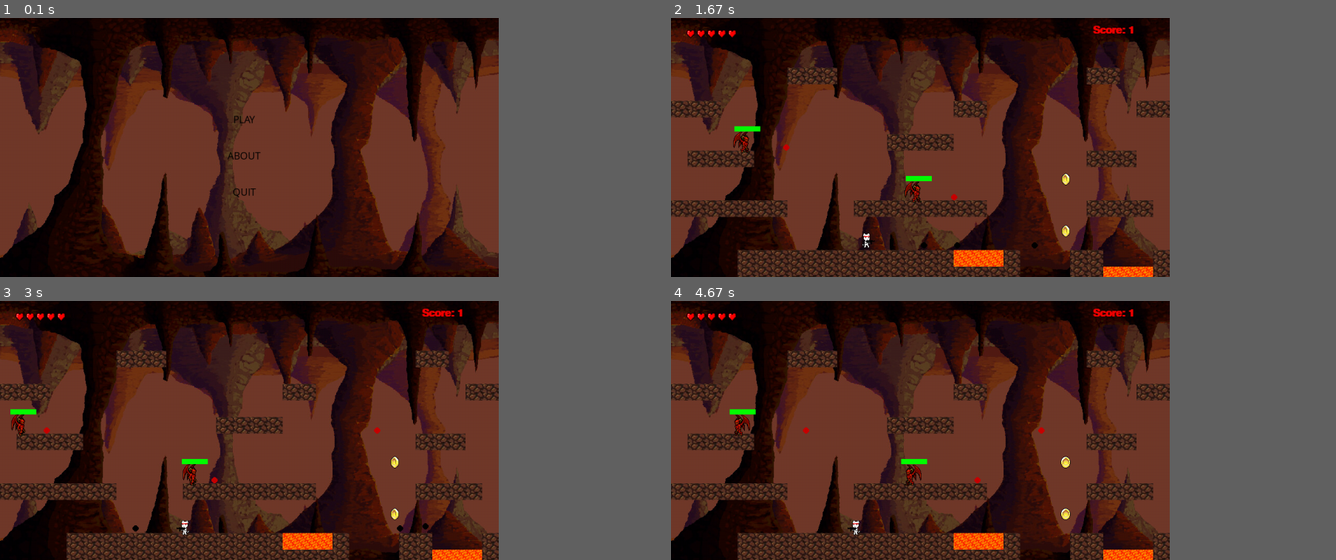
Above: before the commit, frames 1-4 (two rows, left to right).
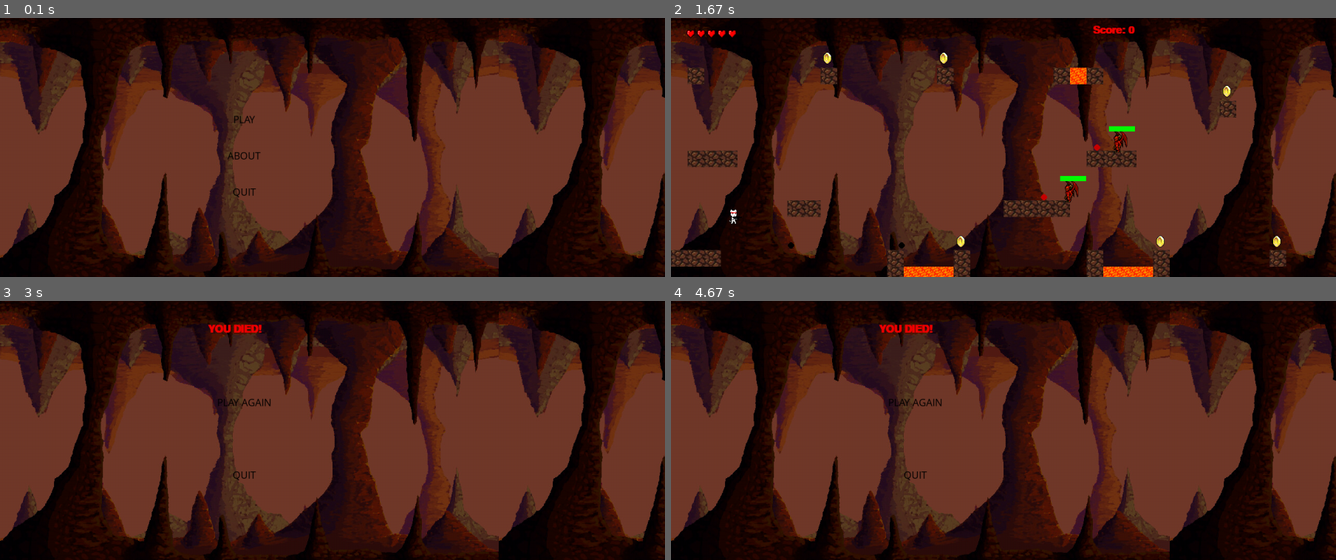
Above: after the commit, the same moments.

Repository: filipszczech/Prz-Pygame-2D-game
Game: pygame game, started from python_gra/main_game.py
Two runs of this game, one before a commit and one after it. Both use one fixed random seed, a clock stepped at 60 frames per second and the inputs below.
Inputs:
- Up to frame 1 (0.1 s): no input
- Up to frame 2 (1.67 s): click "PLAY" at 0.38 s; tap Space at 0.67, 1.07, 1.37, 1.57 s; hold Right 1-1.47 s; hold Up from 1.5 s (still down)
- Up to frame 3 (3 s): release Up at 1.8 s; hold Right 1.83-2.3 s; tap Space at 1.9, 2.2, 2.4, 2.7 s; hold Left 2.33-2.87 s
- Up to frame 4 (4.67 s): no input
In our replay, the window is 675x351 before the commit and 900x351 after it. These sizes can differ from the game's own. Grey fills any space a smaller window leaves; there, only what the larger window draws over its background counts as a difference.

The runs differ from the first frame. In frame 1, 15% of the frame differs, in the area x 75-100%, y 0-100%; in frame 2, 25%, in the area x 0-100%, y 0-100%; in frame 3, 25%; in frame 4, 25%.

Commit message:
Adding final map project

Diff:
--- a/python_gra/enemy.py
+++ b/python_gra/enemy.py
@@ -9,7 +9,7 @@
                 pygame.image.load('./img/ep4.png')]
 
 
-    def __init__(self, x, y, width, height, end, be, player):
+    def __init__(self, x, y, width, height, end, be, player, shot_left):
         self.x = x
         self.y = y
         self.width = width
@@ -19,13 +19,14 @@
         self.walkCount = 0
         self.vel = 3
         self.hitbox = (self.x + 20, self.y, 28, 60)
-        self.health = 10
+        self.health = 5
         self.visible = True
         self.dev_shot = 30
         self.lista = []
         self.bullets_enemy = be
         self.player = player
         self.przeciwnicyZabici = 0
+        self.shot_left = shot_left
 
     #pokazanie przeciwnika na ekranie
     def draw(self, win):
@@ -42,11 +43,11 @@
             if self.vel > 0:
                 self.hitbox = (self.x + 3, self.y+10, 28, 43)
                 pygame.draw.rect(win, (255, 0, 0), (self.hitbox[0], self.hitbox[1] - 10, 50, 10))
-                pygame.draw.rect(win, (0, 255, 0), (self.hitbox[0], self.hitbox[1] - 10, 50 - (5 * (10 - self.health)), 10))
+                pygame.draw.rect(win, (0, 255, 0), (self.hitbox[0], self.hitbox[1] - 10, 50 - (10 * (5 - self.health)), 10))
             else:
                 self.hitbox = (self.x + 32, self.y+10, 28, 43)
                 pygame.draw.rect(win, (255, 0, 0), (self.hitbox[0]-8, self.hitbox[1] - 10, 50, 10))
-                pygame.draw.rect(win, (0, 255, 0), (self.hitbox[0]-8, self.hitbox[1] - 10, 50 - (5 * (10 - self.health)), 10))
+                pygame.draw.rect(win, (0, 255, 0), (self.hitbox[0]-8, self.hitbox[1] - 10, 50 - (10 * (5 - self.health)), 10))
             #pygame.draw.rect(win, (255, 0, 0), self.hitbox, 2)
             #devil_dead = 50 - (5 * (10 - self.health))
             #if devil_dead == 0:                             #do dopracowania, zeby sie punkty dodawaly
@@ -73,8 +74,11 @@
                     if bullet.x + bullet.radius > self.player.hitbox[0] and bullet.x - bullet.radius < self.player.hitbox[0] + self.player.hitbox[2]:
                         self.player.hit()
                         self.bullets_enemy.pop(self.bullets_enemy.index(bullet))
-            if bullet.x < 960 and bullet.x > 0 and bullet.y > 0 and bullet.y < 500:
-                bullet.x += bullet.vel_enemy
+            if bullet.x < 1280 and bullet.x > 0 and bullet.y > 0 and bullet.y < 500:
+                if self.shot_left:
+                    bullet.x -= bullet.vel_enemy
+                else:
+                    bullet.x += bullet.vel_enemy
                 # bullet.y += bullet.vel
             else:
                 self.bullets_enemy.pop(self.bullets_enemy.index(bullet))
@@ -93,7 +97,7 @@
             self.dev_shot = 40
     #otrzymanie obrażeń
     def hit(self):
-        #print('hit')
+        print('hit')
         if self.health > 1:
             self.health -= 1
         else:
--- a/python_gra/level.py
+++ b/python_gra/level.py
@@ -1,24 +1,42 @@
 import pygame
-from objects import Tile, Kolce
+from objects import Tile, Kolce, Meta
 from player import player
 
 level_map = [
-'                               ',
-'                               ',
-'                          M    ',
-'       XXX               XX    ',
-'                               ',
-'XXX              XX         XX ',
-'                               ',
-'             XXXX              ',
-' XXXX                    XXX   ',
-'                               ',
-'                               ',
-'XXXXXXX    XXXXXXXX      XXXX  ',
-'                               ',
-'                               ',
-'    XXXXXXXXXXXXXYYYX   XX   XX',
-'    XXXXXXXXXXXXXXXXX   XXYYYXX']
+'                                        ',
+'                                        ',
+' M                                      ',
+' X       X      X      XYX              ',
+'                                        ',
+'                                 X      ',
+'                                        ',
+'                                        ',
+' XXX                     XXX            ',
+'                                        ',
+'                                        ',
+'       XX           XXXX                ',
+'                                        ',
+'                                        ',
+'XXX          X   X       X   X      X   ',
+'             XYYYX       XYYYX          ']
+
+level_map2 = [
+'                                        ',
+'                                        ',
+' M                                      ',
+' X       X      X      XYX              ',
+'                                        ',
+'                                 X      ',
+'                                        ',
+'                                        ',
+' XXX                     XXX            ',
+'                                        ',
+'                                        ',
+'       XX           XXXX                ',
+'                                        ',
+'                                        ',
+'XXX          X   X       X   X      X   ',
+'             XYYYX       XYYYX          ']
 
 tile_size = 32
 screen_width = 1200
@@ -37,6 +55,7 @@
     def setup_level(self, layout):
         self.tiles = pygame.sprite.Group()
         self.kolce = pygame.sprite.Group()
+        self.meta = pygame.sprite.Group()
 
         for row_index, row in enumerate(layout):
             for col_index, cell in enumerate(row):
@@ -52,6 +71,11 @@
                     kolec = Kolce((x, y), tile_size)
                     self.kolce.add(kolec)
                     kolec.draw(self.display_surface, x, y)
+
+                if cell == 'M':
+                    meta = Meta((x, y), tile_size)
+                    self.meta.add(meta)
+                    meta.draw(self.display_surface, x, y)
 
     """
     def scroll_x(self):
@@ -78,6 +102,9 @@
                     player.rect.left = sprite.rect.right
                 elif player.left == False:
                     player.rect.right = sprite.rect.left
+        for sprite in self.meta.sprites():
+            if sprite.rect.colliderect(player.rect):
+                print("wygralem")
 
     def vertical_movement_collision(self, player):
         player.aply_gravity()
@@ -121,3 +148,25 @@
             self.delay = 0
         else:
             self.delay = self.delay + 1
+
+"""
+    current_level_index = 0
+    game_over = 0
+    total_levels = 2
+    poziomy = [
+        level_map,
+        level_map2
+    ]
+
+    def reset_level(current_level_index):
+        # Reset player position
+        player.reset(100, screen_height - 130)
+        # Empty groups
+        # bat_group.empty()
+        # door_group.empty()
+        # Load in level data and create world)
+        return world
+
+    if current_level_index <= total_levels:
+        poziom = poziomy[current_level_index]
+"""
--- a/python_gra/main_game.py
+++ b/python_gra/main_game.py
@@ -5,23 +5,28 @@
 from objects import platform, button, projectile, monety, monety_animacja, shoot_enemy
 from level import Level
 
+
 pygame.init()
+map_width = 1280
+
 clock = pygame.time.Clock()
-
-win = pygame.display.set_mode((960, 500))
+win = pygame.display.set_mode((map_width, 500))
 pygame.display.set_caption("Python - projekt")
 bg = pygame.image.load('./img/background.jpg')
 platform_img = pygame.image.load('./img/platform.png')
 plat = pygame.image.load('./img/platform_crop.png')
 font = pygame.font.SysFont('comicsans', 30, True)
+
+
+#-----muzyka---------
+pygame.mixer.init()
 bulletSound = pygame.mixer.Sound('./sound/Laser_Shoot2.wav')
-music = pygame.mixer.music.load('./sound/east.mp3')
-#moneta = pygame.image.load('./img/coin_0.png')
+#music = pygame.mixer.music.load('./sound/east.mp3')
+#pygame.mixer.music.set_volume(0.4)
 #pygame.mixer.music.play(-1)
 
+
 run = False
-
-
 
 #umieszczenie tekstury na platformie
 def platImg(x, y):
@@ -47,7 +52,6 @@
     pygame.display.update()
 
 
-
 #obsługa zamknięcia gry
 def quit_game():
     pygame.quit()
@@ -56,6 +60,7 @@
 #odświeżanie okna aplikacji co iterację
 def redrawWindow():
     win.blit(bg, (0, 0))
+    win.blit(bg, (960, 0))
     text = font.render('Score: ' + str(player1.score), 1, (240, 0, 0))
     win.blit(text, (812, 14))
     level.run()
@@ -85,18 +90,17 @@
 
 
     monety_animacja.update()
-
     pygame.display.update()
 
 
 #---gracz-----------------------------
-player1 = player(300, 405, 64, 64)
+player1 = player(50, 405, 64, 64)
 #--przeciwnicy------------------------
 bullets_enemy = []
 
 przeciwnicy = [
-     enemy(20, 209, 64, 64, 120, bullets_enemy, player1),
-     enemy(350, 305, 64, 64, 450, bullets_enemy, player1)
+     enemy(795, 209, 64, 64, 858, bullets_enemy, player1, True),
+     enemy(635, 305, 64, 64, 730, bullets_enemy, player1, True)
 ]
 
 
@@ -105,11 +109,11 @@
 start_ticks = pygame.time.get_ticks()
 outro = False
 deadscreen = False
-level = Level(win)
+level=Level(win)
 
 #---koniec gierki-------------------
 
-punkty = len(przeciwnicy) + len(monety) - 2
+punkty = len(przeciwnicy) + len(monety)
 if punkty == player1.score:
     pygame.time.wait(5000)
     outro = True
@@ -128,6 +132,7 @@
             quit()
 
     win.blit(bg, (0, 0))
+    win.blit(bg, (960, 0))
     b1 = button("PLAY",420,170,100,50, (0, 200, 100), (0, 80, 50), intro, win, start_run)
     b2 = button("ABOUT",420,240,100,50, (130, 50, 200), (80, 50, 150), intro, win, quit)
     b3 = button("QUIT",420,310,100,50, (200, 0, 0), (130, 0, 0), intro, win, quit)
@@ -141,8 +146,6 @@
 while run:
     clock.tick(27)
     seconds = (pygame.time.get_ticks() - start_ticks) / 1000
-    #print("Run: ", run)
-    #print("Monety:", monetyZebrane)
 
     #----Zbieranie monet -----
     player_rect = pygame.Rect(player1.x, player1.y, player1.width, player1.height)
@@ -184,7 +187,7 @@
                    przeciwnicy[1].hit()
                    bullets.pop(bullets.index(bullet))
 
-        if bullet.x < 960 and bullet.x > 0:
+        if bullet.x < map_width and bullet.x > 0:
                 bullet.x += bullet.vel
         else:
             bullets.pop(bullets.index(bullet))
@@ -208,6 +211,7 @@
             pygame.quit()
             quit()
     win.blit(bg, (0, 0))
+    win.blit(bg, (960, 0))
     przeciwnicy_zabici = player1.score - monetyZebrane
     EndScore = font.render('YOUR FINAL SCORE: ' + str(player1.score), 1, (240, 0, 0))
     EndScore2 = font.render('Coins: ' + str(monetyZebrane), 1, (240, 0, 0))
@@ -232,6 +236,7 @@
             if event.key == pygame.K_c:
                 run = True
     win.blit(bg, (0, 0))
+    win.blit(bg, (960, 0))
     EndScore = font.render('YOU DIED! ', 1, (240, 0, 0))
     win.blit(EndScore, (400, 45))
     b1 = button("PLAY AGAIN", 420, 170, 100, 50, (0, 200, 100), (0, 80, 50), deadscreen, win, start_run)
--- a/python_gra/objects.py
+++ b/python_gra/objects.py
@@ -12,9 +12,12 @@
     pygame.image.load('./img/coin_5.png')
 ])
 monety = [
-    pygame.Rect(380, 400, 23, 23),
-    pygame.Rect(750, 300, 23, 23),
-    pygame.Rect(750, 400, 23, 23)
+    pygame.Rect(515, 66, 23, 23),
+    pygame.Rect(291, 66, 23, 23),
+    pygame.Rect(548, 420, 23, 23),
+    pygame.Rect(932, 420, 23, 23),
+    pygame.Rect(1156, 420, 23, 23),
+    pygame.Rect(1060, 130, 23, 23)
 ]
 
 class projectile(object):
@@ -113,3 +116,17 @@
 
     def draw(self, win, x, y):
         win.blit(self.img, (x, y))
+
+class Meta(pygame.sprite.Sprite):
+    def __init__(self, pos, size):
+        super().__init__()
+        self.image = pygame.Surface((size,size))
+        self.image.fill('grey')
+        self.rect = self.image.get_rect(topleft = pos)
+        self.img = pygame.image.load("img/rabbit11.png")
+
+    def update(self, x_shift):
+        self.rect.x += x_shift
+
+    def draw(self, win, x, y):
+        win.blit(self.img, (x, y))
--- a/python_gra/player.py
+++ b/python_gra/player.py
@@ -129,7 +129,7 @@
             self.standing = False
             self.stopax += -self.vel
 
-        elif keys[pygame.K_RIGHT] and self.x < 960 - (self.vel + self.width) and kolizja == False:
+        elif keys[pygame.K_RIGHT] and self.x < 1380 - (self.vel + self.width) and kolizja == False:
             self.x += self.vel
             self.right = True
             self.left = False
